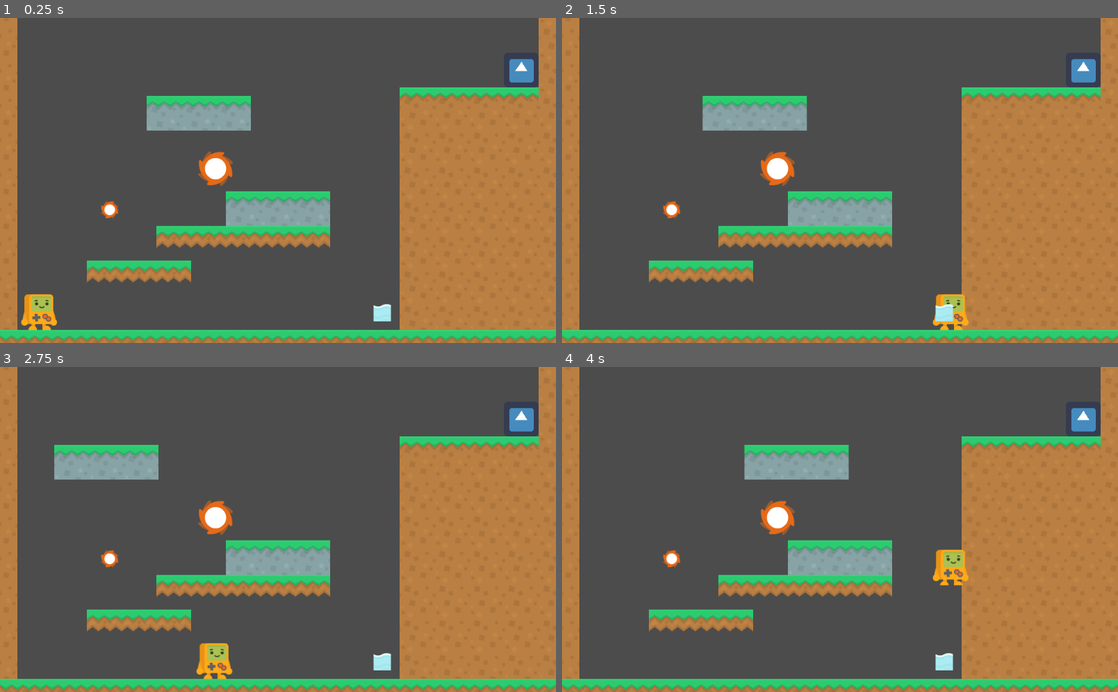
Above: before the commit, frames 1-4 (two rows, left to right).
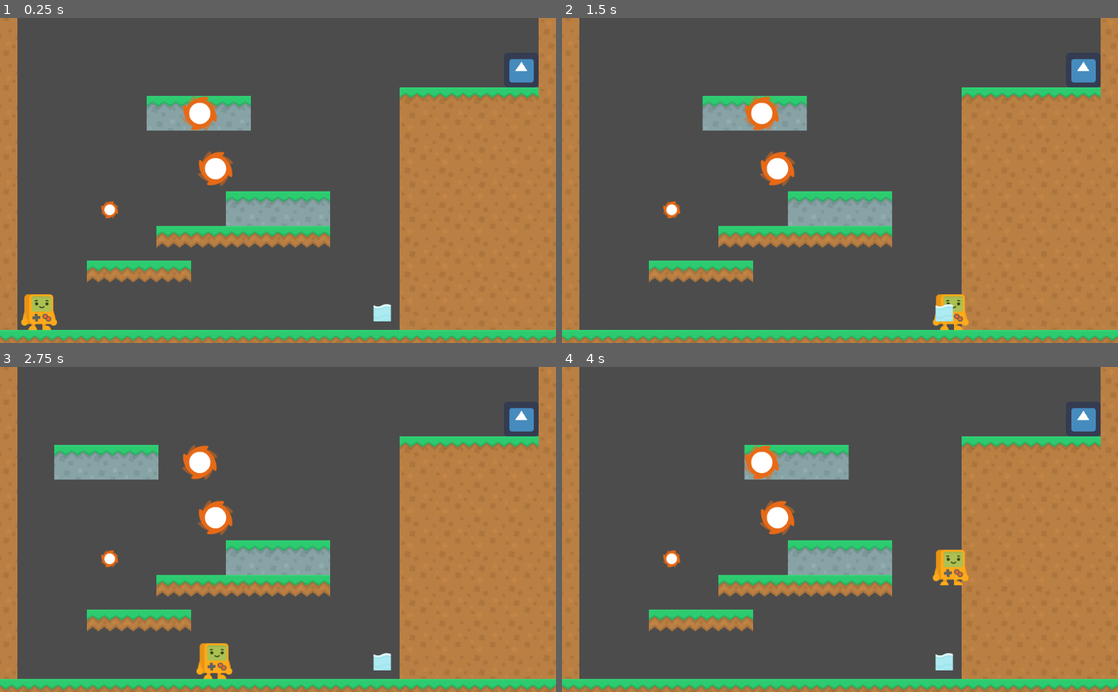
Above: after the commit, the same moments.

Repository: Norodix/GoGodot2
Game: Godot game, scene res://World.tscn
Same seed, same stepped clock (60 frames per second), same inputs: the game is played once before the commit and once after it. This scene is started directly instead of the project's main scene. The engine's default icon, where the game draws it, is replaced by a stand-in: a white triangle on a blue panel in a dark square.
Inputs (mouse positions are in pixels of both pictures, inside the frame that each line leads up to):
- Up to frame 1 (0.25 s): no input
- Up to frame 2 (1.5 s): move the mouse to (962, 164) at 0.52 s; hold Right (ui_right) from 0.53 s (still down); click (962, 164) at 0.67 s; tap W (jump) at 0.77 s; move the mouse to (728, 196) at 1.27 s; click (728, 196) at 1.42 s
- Up to frame 3 (2.75 s): tap W (jump) at 1.52 s; move the mouse to (333, 458) at 2.02 s; release Right (ui_right) at 2.03 s; hold Left (ui_left) from 2.03 s (still down); click (333, 458) at 2.17 s
- Up to frame 4 (4 s): move the mouse to (812, 594) at 2.77 s; release Left (ui_left) at 2.78 s; hold Right (ui_right) from 2.78 s (still down); click (812, 594) at 2.92 s; tap W (jump) at 3.02, 3.77 s; move the mouse to (1006, 578) at 3.52 s; click (1006, 578) at 3.67 s

The runs differ from the first frame. In frame 1, 0.5% of the frame differs, in the area x 32-40%, y 23-35%; in frame 2, 0.5%; in frame 3, 0.5%; in frame 4, 0.5%.

Commit message:
Bugfixes, handle overlapping energy nodes

Diff:
--- a/EnergyStreamer/EnergyController.gd
+++ b/EnergyStreamer/EnergyController.gd
@@ -10,11 +10,21 @@
 	pass # Replace with function body.
 
 
+func findClosestCollider(objects: Array, reference: Vector2):
+	var closestObject = objects[0]
+	var dmin = objects[0].collider.position.distance_to(reference)
+	for object in objects:
+		var d = object.collider.position.distance_to(reference)
+		if d < dmin:
+			dmin = d
+			closestObject = object
+	return closestObject.collider
+
 func findEnergyStorage(mousePos : Vector2):
 	var space = get_world_2d().direct_space_state
 	var collision_objects = space.intersect_point(mousePos, 32, [], 2, true, true)
 	if (collision_objects):
-		return collision_objects[0].collider
+		return findClosestCollider(collision_objects, mousePos)
 	else:
 		return null
 
--- a/EnergyStreamer/EnergyNodes/RisingPlatform.tscn
+++ b/EnergyStreamer/EnergyNodes/RisingPlatform.tscn
@@ -8,6 +8,7 @@
 
 [node name="RisingPlatform" type="KinematicBody2D"]
 collision_layer = 3
+motion/sync_to_physics = true
 script = ExtResource( 1 )
 
 [node name="CollisionShape2D" type="CollisionShape2D" parent="."]
--- a/EnergyStreamer/World.tscn
+++ b/EnergyStreamer/World.tscn
@@ -42,3 +42,6 @@
 
 [node name="Goal" parent="." instance=ExtResource( 7 )]
 position = Vector2( 960, 96 )
+
+[node name="Fire3" parent="." instance=ExtResource( 3 )]
+position = Vector2( 368, 176 )
Not shown, changed: TODO.md
